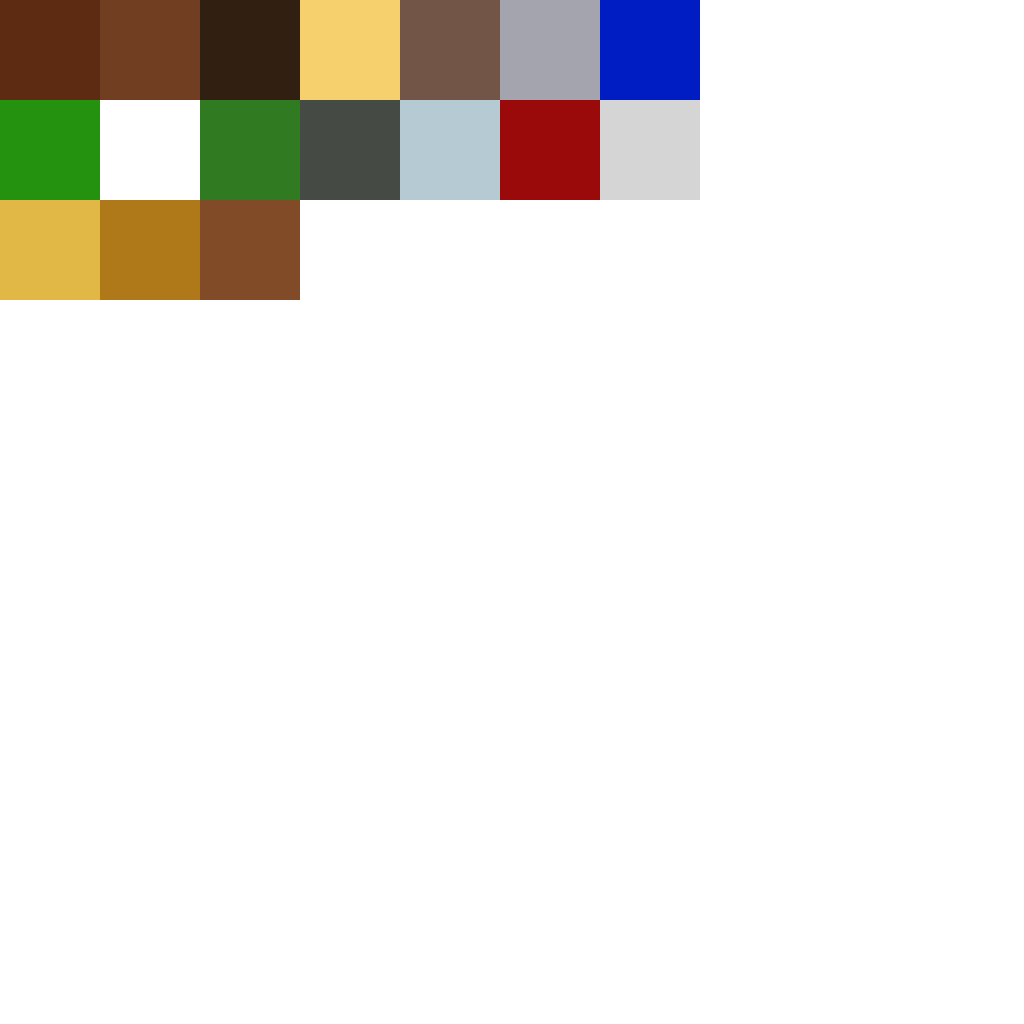
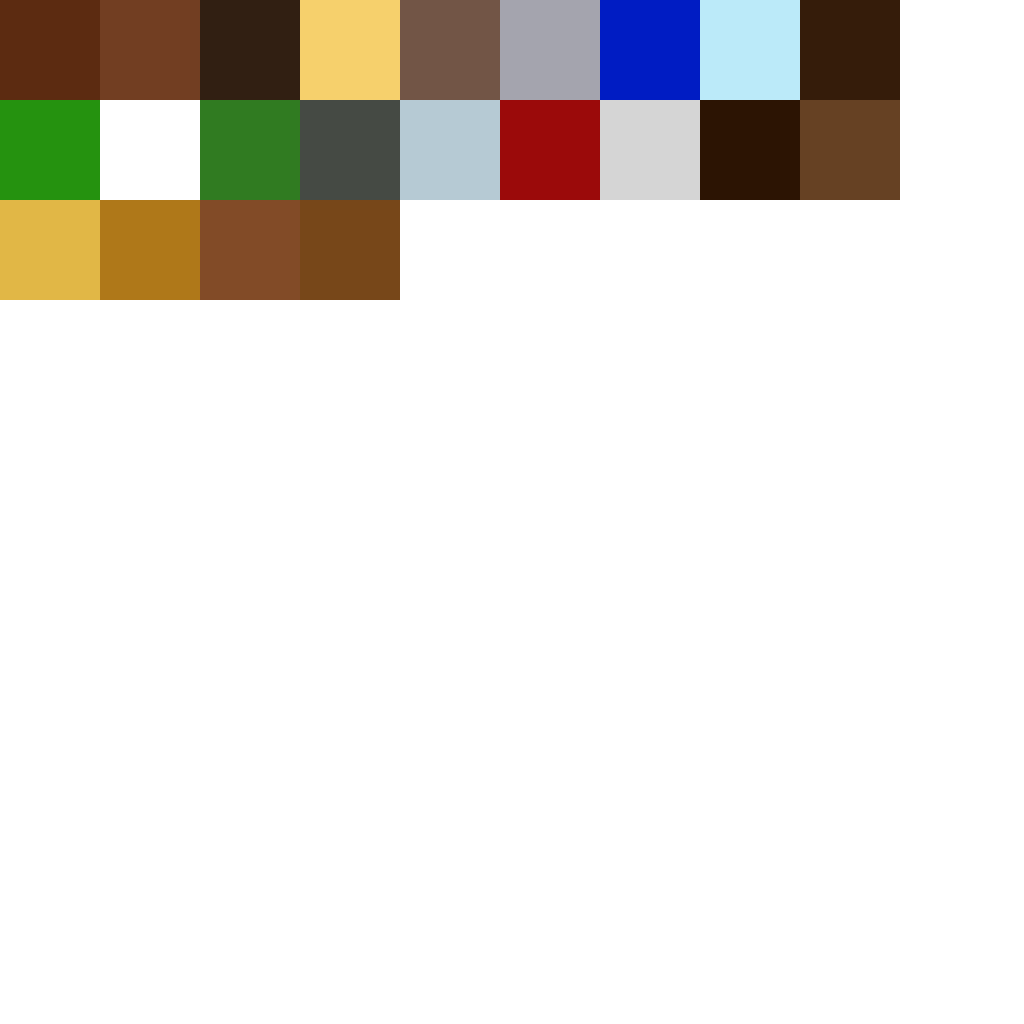
Layer changes from the first 1024px x 1024px image to the second:
painted on "Background" over box(300, 0, 900, 300)
